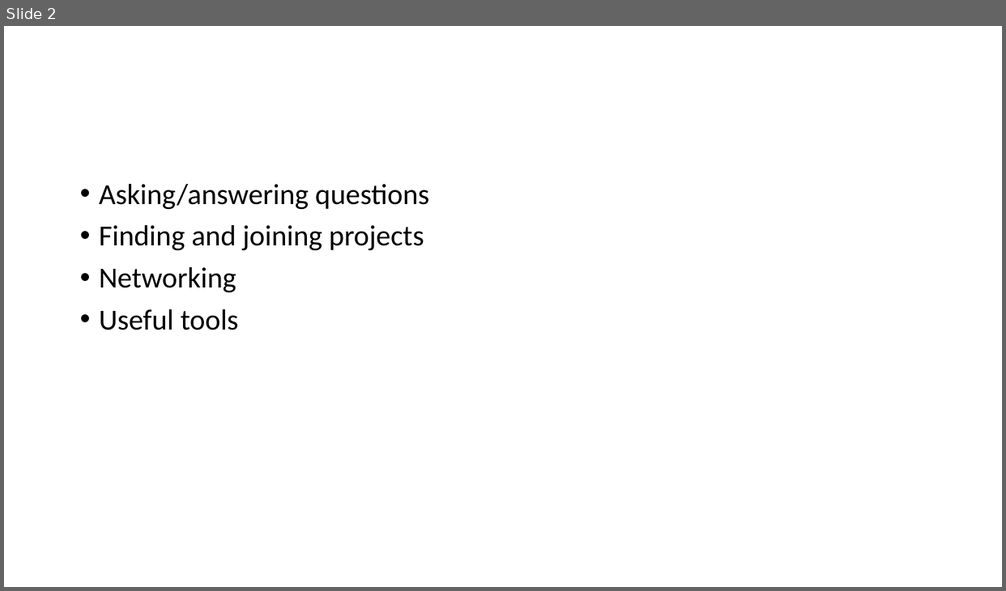
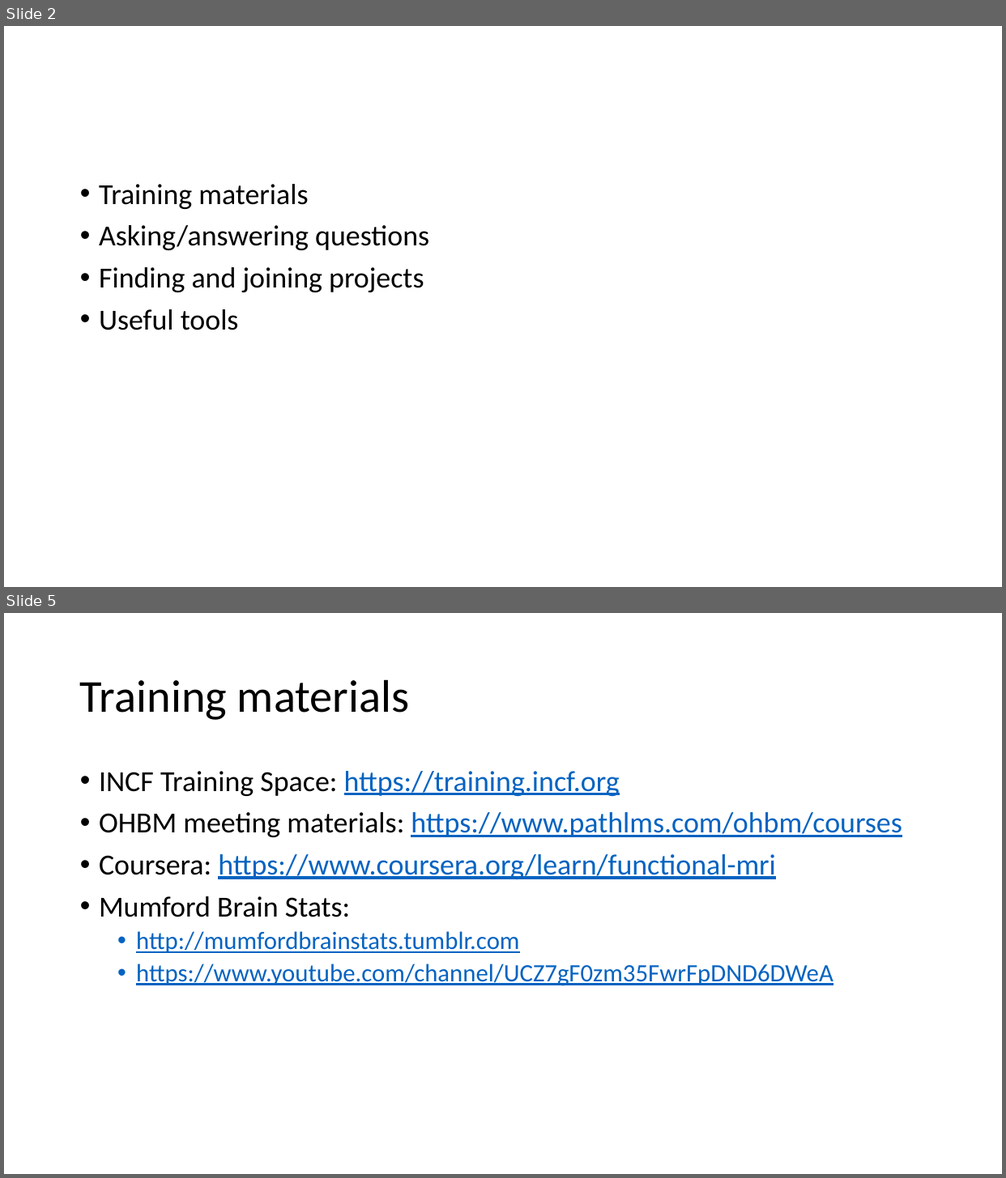
Before and after one commit to fiuneuro/training-week-2019, a slide deck: day1/06_community_resources.pptx. Shown one above the other, each under a label of ours: slide 2 before the commit, slides 2 and 5 after it; the slides between them are not shown. The pictures are 1006x591 and 1006x1178 pixels, drawn with LibreOffice and Linux fonts; fonts in the diff are those of the drawing. Boxes give left, top, right and bottom in pixels: in the first picture for what was removed or moved away, otherwise in the second. Text is boxed around its words. In the diff, an @@ line names an element or a change of style, - is before the commit and + after.

```diff
--- a/day1/06_community_resources.pptx
+++ b/day1/06_community_resources.pptx
@@ slide 5 added at bbox=[4, 613, 1002, 1174], background #FFFFFF @@
@@ title added at bbox=[80, 679, 410, 720], 44 pt, text #000000 @@
+Training materials
@@ text added at bbox=[99, 771, 901, 986], 28 pt, text #0563C1, underline @@
+• INCF Training Space: https://training.incf.org
+• OHBM meeting materials: https://www.pathlms.com/ohbm/courses
+• Coursera: https://www.coursera.org/learn/functional-mri
+• Mumford Brain Stats:
+  • http://mumfordbrainstats.tumblr.com
+  • https://www.youtube.com/channel/UCZ7gF0zm35FwrFpDND6DWeA
@@ slide 2 changed as well @@
@@ text at bbox=[99, 184, 308, 209]: paragraph added @@
+• Training materials
@@ text at bbox=[99, 267, 236, 292]: paragraph removed @@
-• Networking
```
Also in this commit, not shown: 4 other slides changed, 1 other slide added, 4 other files.
